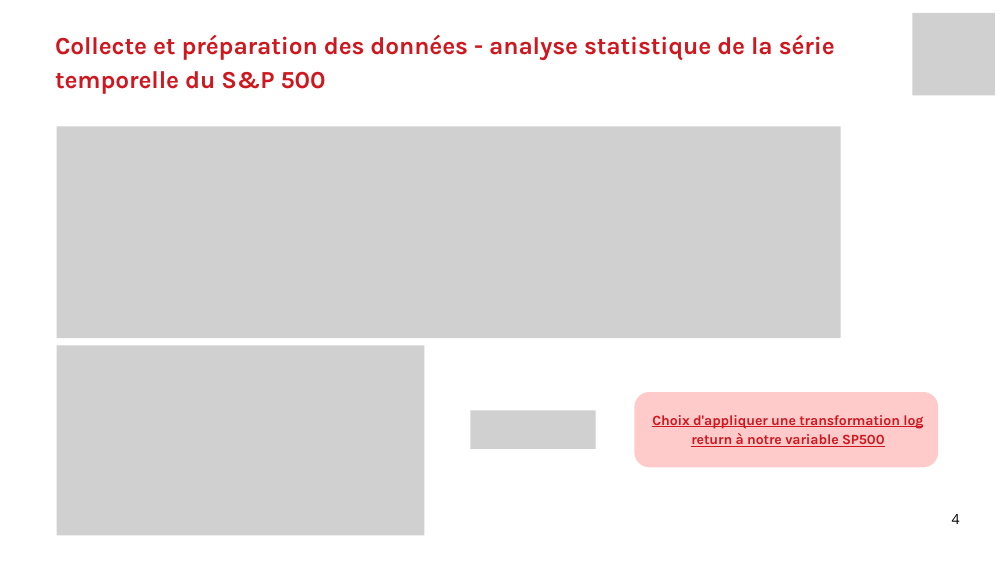
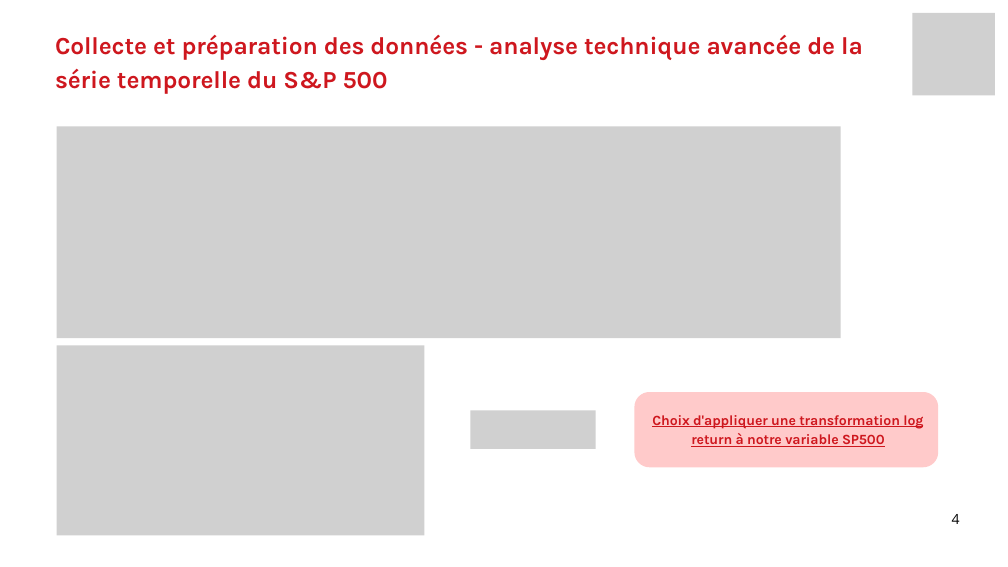
Before and after one commit to Data-project-team-ecm/TD-MID-TERM, a slide deck: slide 4 of TD noté Projet DATA.pptx. Drawn at 1008x567 pixels with LibreOffice and Linux fonts; fonts in the diff are those of the drawing; grey boxes stand for pictures. Boxes give left, top, right and bottom in pixels: in the first picture for what was removed or moved away, otherwise in the second. Text is boxed around its words. In the diff, an @@ line names an element or a change of style, - is before the commit and + after.

```diff
--- a/TD noté Projet DATA.pptx
+++ b/TD noté Projet DATA.pptx
@@ text at (55, 35, 863, 94): text changed @@
-Collecte et préparation des données - analyse statistique de la série temporelle du S&P 500
+Collecte et préparation des données - analyse technique avancée de la série temporelle du S&P 500
```
Also in this commit, not shown: 6 other slides changed, 2 slides added, 1 slide removed.
